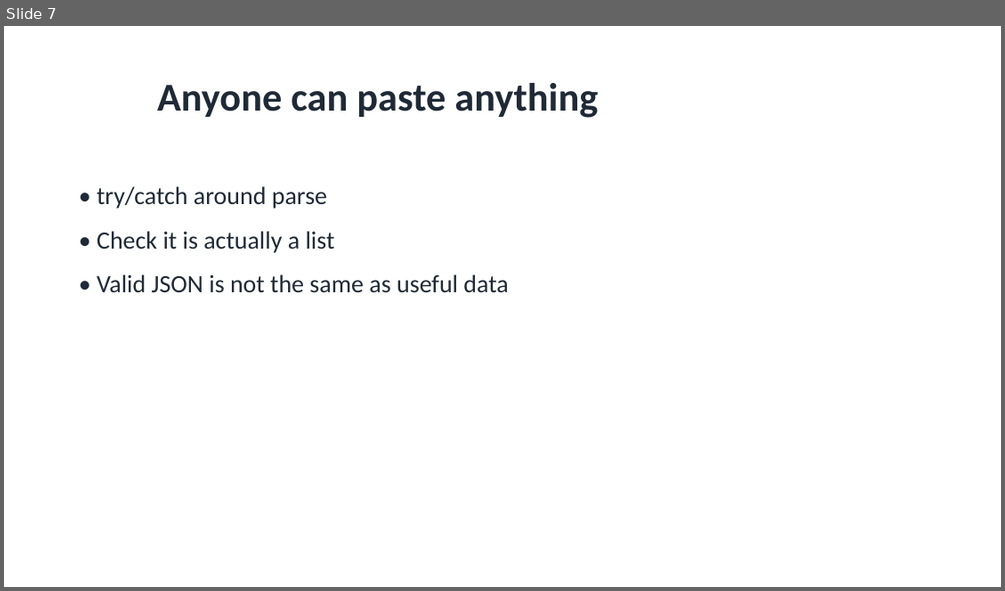
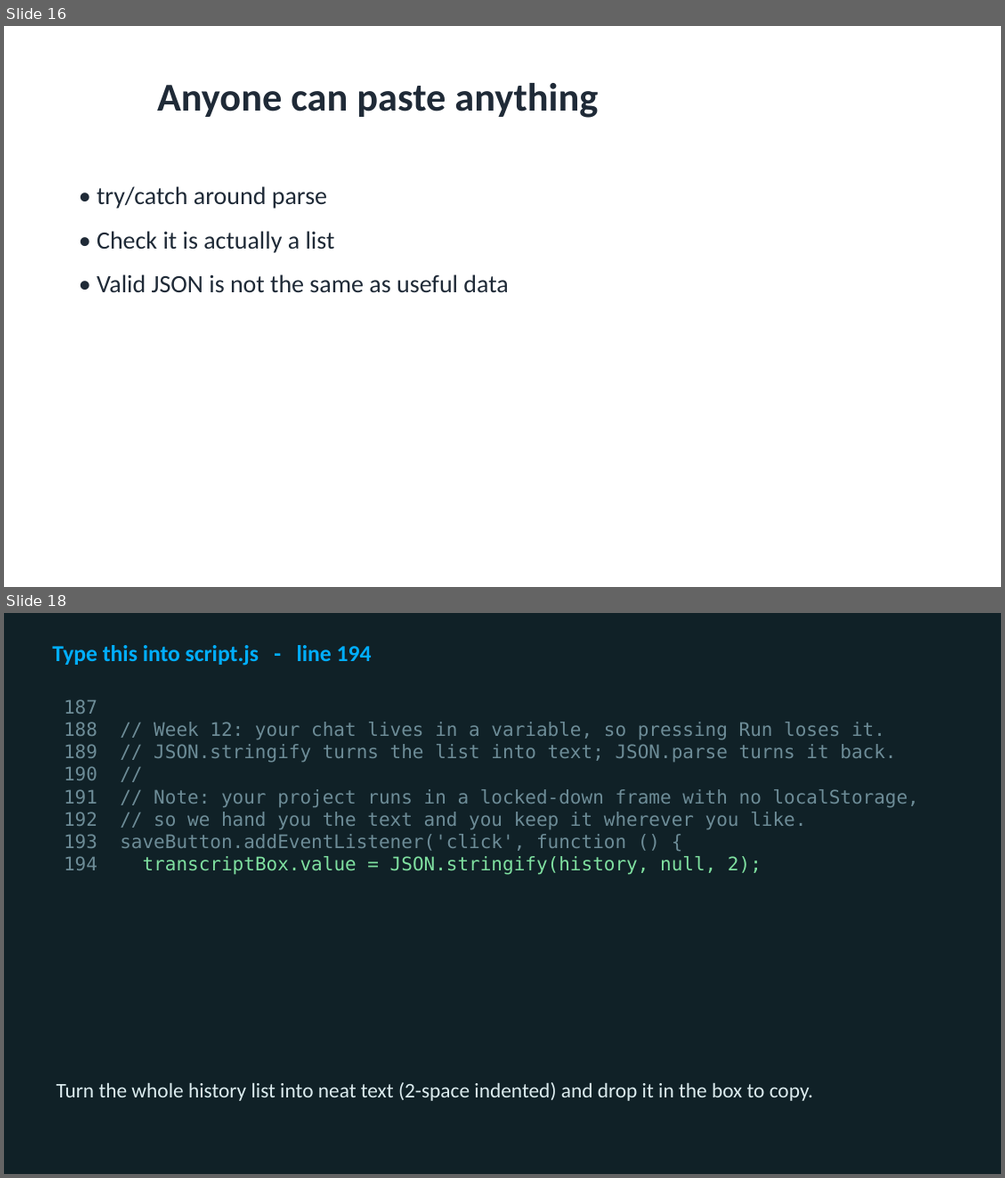
Before and after one commit to utgapps/utgapps.github.io, a slide deck: ai101/slides/week-12.pptx. Shown one above the other, each under a label of ours: slide 7 before the commit, slides 16 and 18 after it; the slides between them are not shown. The pictures are 1005x591 and 1005x1178 pixels, drawn with LibreOffice and Linux fonts; fonts in the diff are those of the drawing. Boxes give left, top, right and bottom in pixels: in the first picture for what was removed or moved away, otherwise in the second. Text is boxed around its words. In the diff, an @@ line names an element or a change of style, - is before the commit and + after.

```diff
--- a/ai101/slides/week-12.pptx
+++ b/ai101/slides/week-12.pptx
@@ slide 18 added at <box>4,613,1001,1174</box>, background #102127 @@
@@ text added at <box>52,645,372,666</box>, 22 pt, text #01AEFD, bold @@
+Type this into script.js - line 194
@@ text added at <box>64,699,919,875</box>, 18 pt, text #6D8C97 @@
+187
+188 // Week 12: your chat lives in a variable, so pressing Run loses it.
+189 // JSON.stringify turns the list into text; JSON.parse turns it back.
+190 //
+191 // Note: your project runs in a locked-down frame with no localStorage,
+192 // so we hand you the text and you keep it wherever you like.
+193 saveButton.addEventListener('click', function () {
+194 transcriptBox.value = JSON.stringify(history, null, 2);
@@ text added at <box>57,1082,813,1101</box>, 20 pt, text #DCECEF @@
+Turn the whole history list into neat text (2-space indented) and drop it in the box to copy.
@@ what was slide 7 is now slide 16 @@
```
Also in this commit, not shown: 4 slides changed, 52 other slides added, 1 slide removed, 32 other files.
